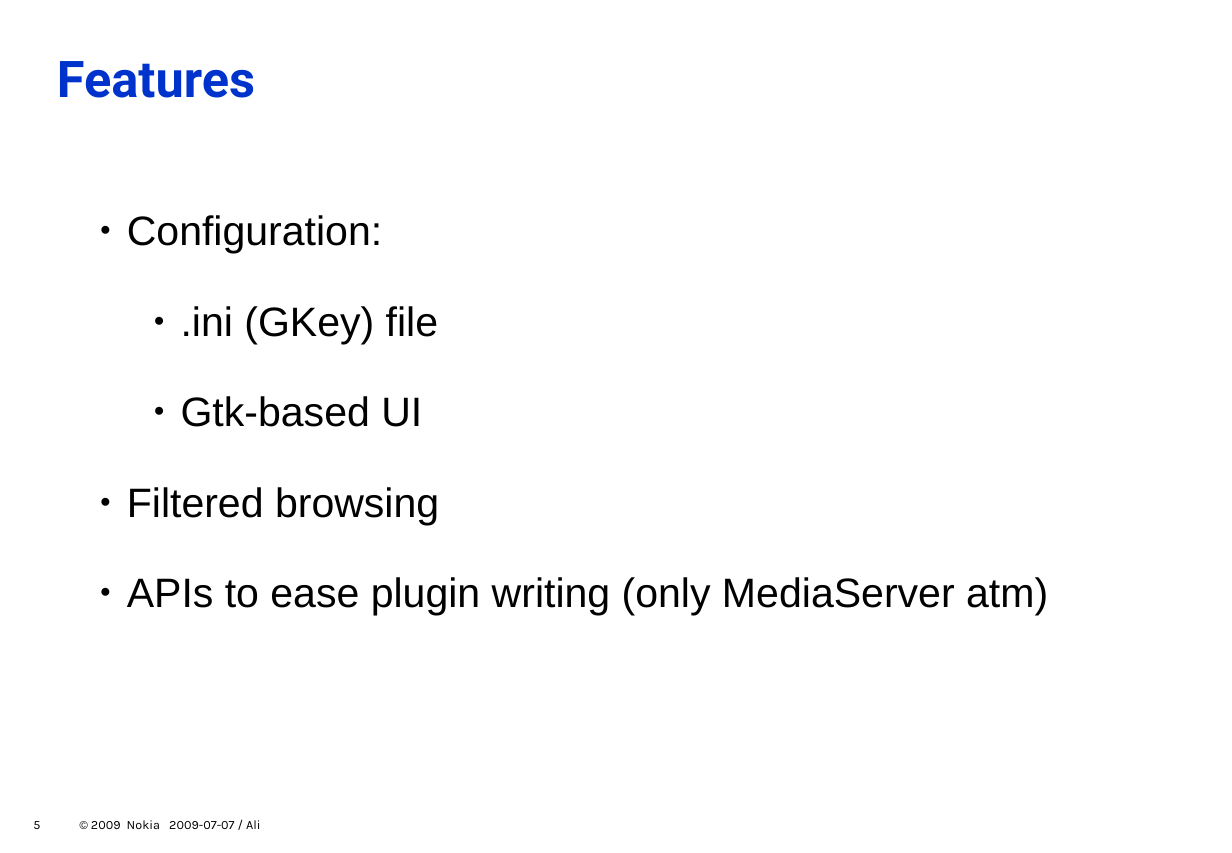
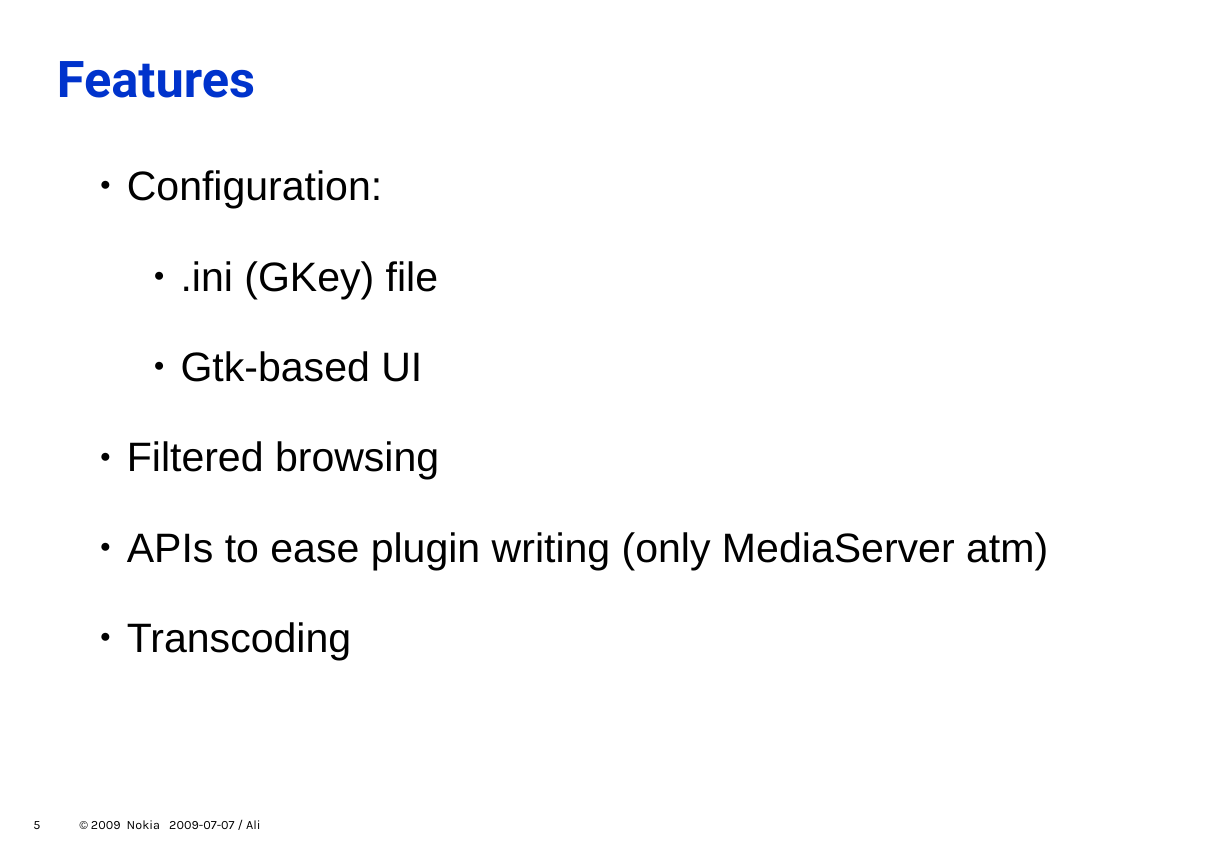
Before and after one commit to zeenix/rygel-presentation-2009, a slide deck: slide 5 of slides.odp. Drawn at 1232x853 pixels with LibreOffice and Linux fonts; fonts in the diff are those of the drawing; background and template pictures are left out. Boxes give left, top, right and bottom in pixels: in the first picture for what was removed or moved away, otherwise in the second. Text is boxed around its words. In the diff, an @@ line names an element or a change of style, - is before the commit and + after.

Commit message:
More work on "Features" slide

```diff
--- a/slides.odp
+++ b/slides.odp
@@ text at (127,622,351,661): paragraph added @@
+    ● Transcoding
```
